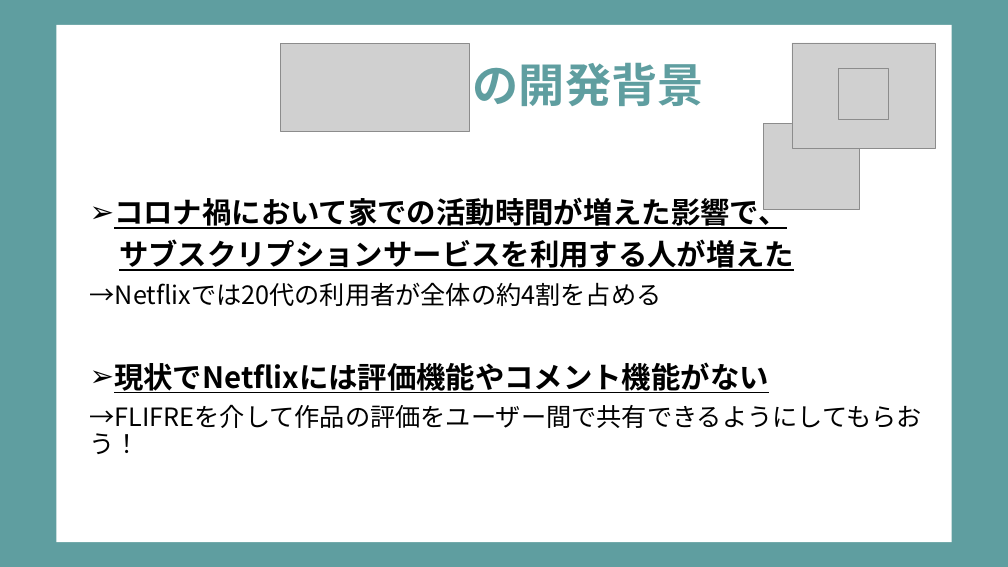
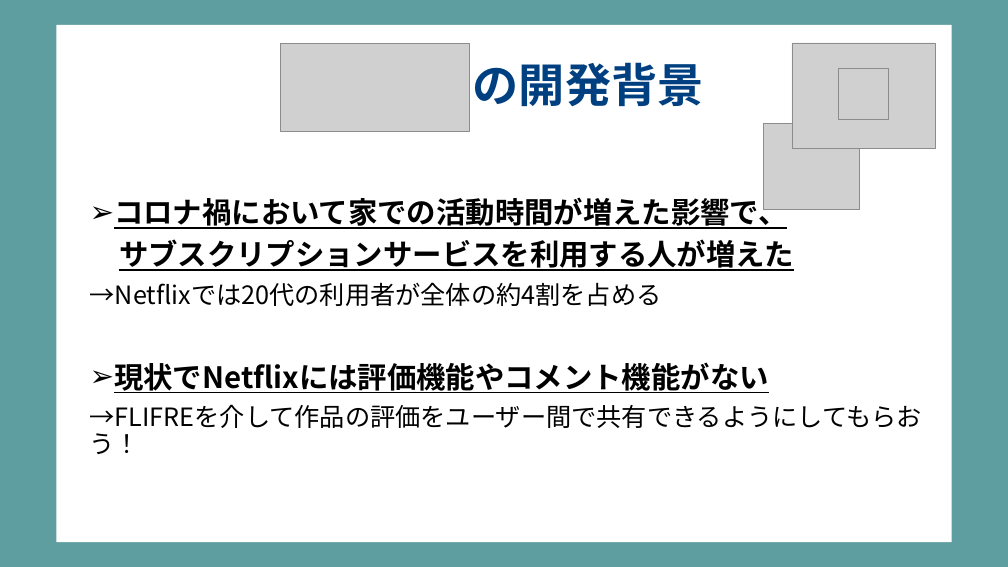
Before and after one commit to dojo2022/B-3, a slide deck: slide 4 of doc/B-3_配布資料/B3炙りえんがわ_成果発表会資料.pptx. Drawn at 1008x567 pixels with LibreOffice and Linux fonts; fonts in the diff are those of the drawing; grey boxes stand for pictures. Boxes give left, top, right and bottom in pixels: in the first picture for what was removed or moved away, otherwise in the second. Text is boxed around its words. In the diff, an @@ line names an element or a change of style, - is before the commit and + after.

```diff
--- a/doc/B-3_配布資料/B3炙りえんがわ_成果発表会資料.pptx
+++ b/doc/B-3_配布資料/B3炙りえんがわ_成果発表会資料.pptx
@@ title "の開発背景" at bbox=[473, 62, 704, 106]: text colour #5F9EA0 to #004080 @@
```
Also in this commit, not shown: 1 other slide changed.
